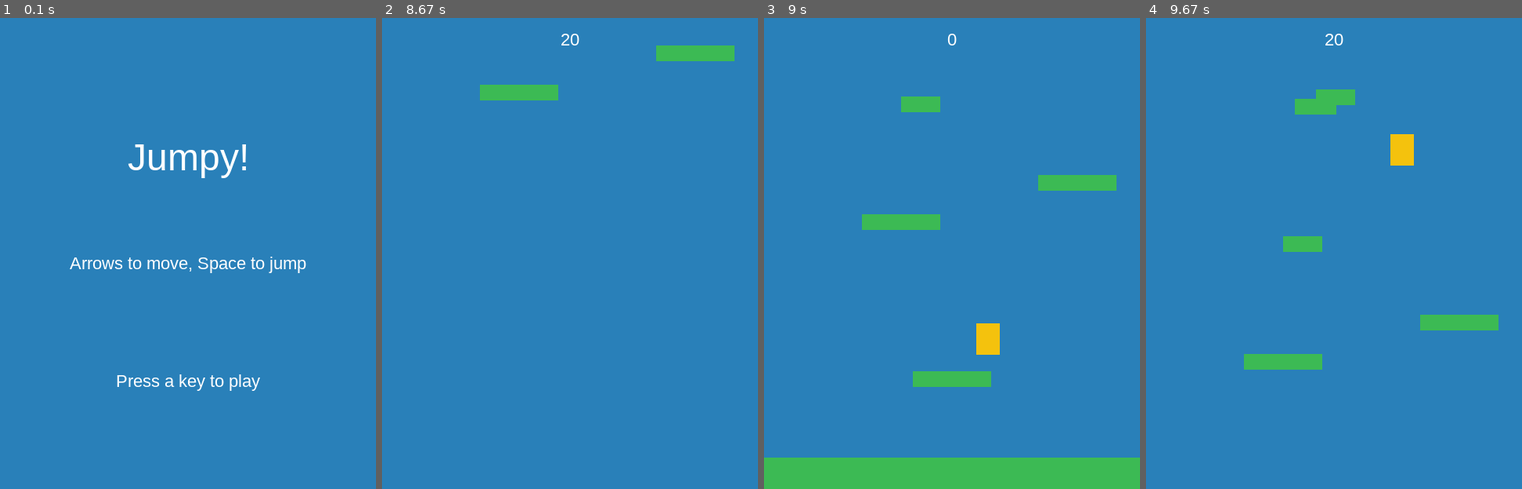
Above: before the commit, frames 1-4 (left to right).
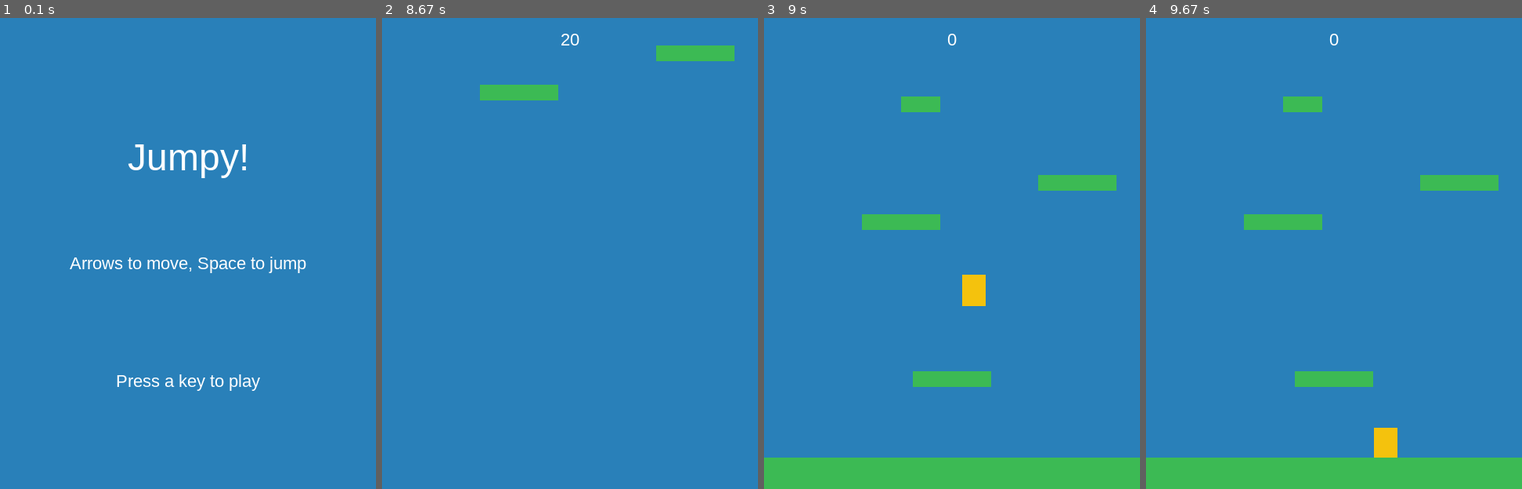
Above: after the commit, the same moments.

Repository: Seigakuin/platformer
Game: pygame game, started from main.py
Two runs of this game, one before a commit and one after it. Both use one fixed random seed, a clock stepped at 60 frames per second and the inputs below.
Inputs:
- Up to frame 1 (0.1 s): no input
- Up to frame 2 (8.67 s): hold Right 0.33-0.8 s; hold Right 0.83-1.3 s; hold Left 1.33-1.87 s; hold Left 1.9-2.3 s; hold Right 2.33-2.97 s; hold Left 3-3.47 s; hold Right 3.5-3.97 s; hold Right 4-4.47 s; tap Space at 4.07, 4.37, 4.57, 4.87, 5.13, 5.43, 5.57, 5.87, 6.23, 6.53, 6.73, 7.03, 7.23, 7.53, 7.73, 8.03 s; hold Left 4.5-5.03 s; hold Left 5.07-5.47 s; hold Right 5.5-6.13 s; hold Left 6.17-6.63 s; hold Right 6.67-7.13 s; hold Right 7.17-7.63 s; hold Left 7.67-8.2 s
- Up to frame 3 (9 s): hold Right from 8.67 s (still down); tap Space at 8.73 s
- Up to frame 4 (9.67 s): tap Space at 9.03, 9.4 s; release Right at 9.3 s; hold Left from 9.33 s (still down)

Frames 1-2 are identical in both runs. In frame 3, 0.8% of the frame differs, in the area x 52-63%, y 54-72%; in frame 4, 12%, in the area x 0-100%, y 3-100%.

Commit message:
show_go_screen()

Diff:
--- a/main.py
+++ b/main.py
@@ -116,7 +116,15 @@
 
     def show_go_screen(self):
         # ゲームオーバー画面
-        pass
+        self.screen.fill(BGCOLOR)
+        self.draw_text("GAME OVER", 48, WHITE, WIDTH / 2, HEIGHT / 4)
+        self.draw_text("Score: {}".format(str(self.score)), 22, WHITE,
+                       WIDTH / 2,
+                       HEIGHT / 2)
+        self.draw_text("Press a key to play again", 22, WHITE, WIDTH / 2,
+                       HEIGHT * 3 / 4)
+        pg.display.flip()
+        self.wait_for_key()
 
     def wait_for_key(self):
         waiting = True
